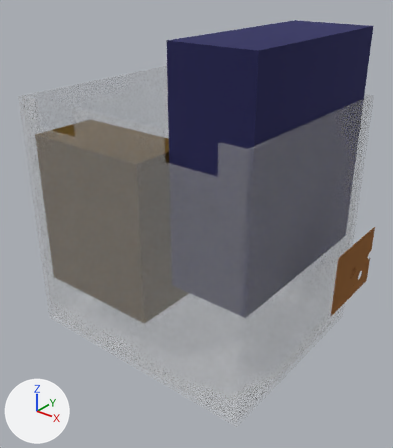
An edit to the glTF model assemblies/grid-container/commercial-ac/assembly-exploded.glb, drawn before and after from the same camera.
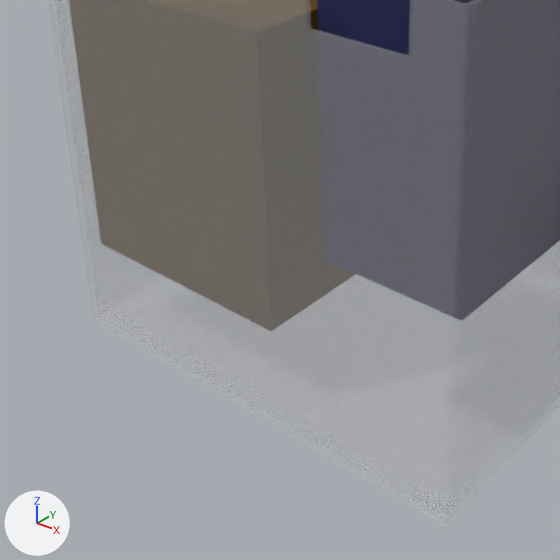
Each version appears first whole from a 50 mm camera at (3699.0, -4625.0, 4222.0) aimed at (210.0, -263.0, 1518.0), and next in a close-up on the part from 0% to 76% of the width and 33% to 99% of the height. Lighting does not change. The marker at lower left points along +X, +Y and +Z. The older version's two pictures come first. Where no turn or scale is listed for an object, it has been applied to the vertices.

The first close-up shows 'GRD-SWG-001', 'container_shell' and 1 more.
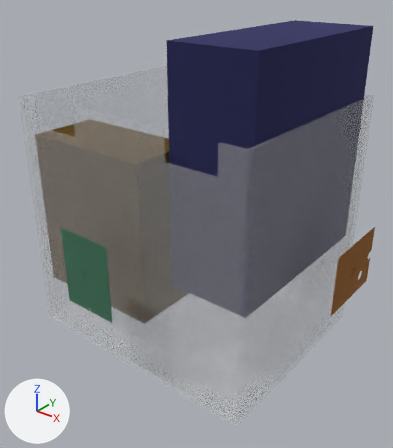
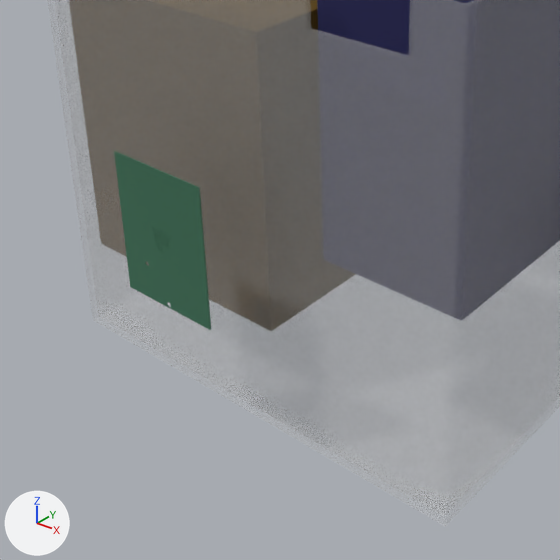
Pixel boxes [x1, y1, x2, y2] of what changed, in the close-ups (560 x 560 px):
'ARC-PLT-EX-G', added (green)
    after: [114, 151, 211, 330]

What changed in the scene script:
```text
Add mat_mat_5:
    mat_mat_5 = principled_material('mat_5')
    mat_mat_5.base_color = (0.133, 0.319, 0.214)  # green #66997f
    mat_mat_5.metallic = 1.0
    mat_mat_5.roughness = 1.0
Add me_arc_plt_ex_g:
    me_arc_plt_ex_g.from_pydata(...)  # 4364 vertices, 8740 faces; spans x -320.0..320.0, y -3.0..3.0, z -420.0..420.0
    me_arc_plt_ex_g.materials.append(mat_mat_5)  # green #66997f
Add ob_arc_plt_ex_g:
    ob_arc_plt_ex_g = bpy.data.objects.new('ARC-PLT-EX-G', me_arc_plt_ex_g)
    ob_arc_plt_ex_g.location = (0.0, -1719.0, 1448.0)
```
